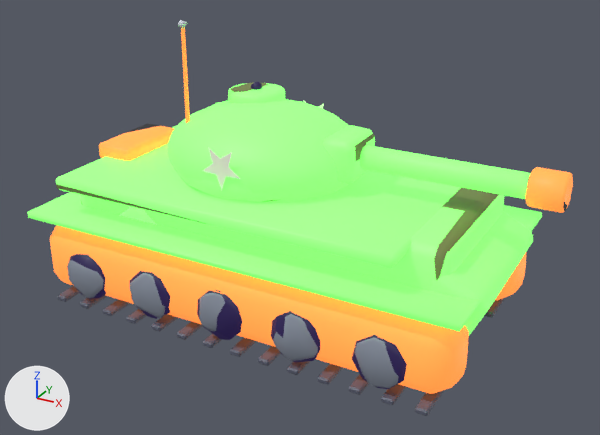
One commit to the glTF model public/models/lod/tank.glb: the scene before it, then after it.
The view is the same before and after, from a 50 mm camera at (5.31, -9.21, 5.86) aimed at (0.38, -0.24, 1.38). Arrows for +X, +Y and +Z are at lower left; the lights stay in place. The first picture is the older version. Where no turn or scale is listed for an object, it has been applied to the vertices. Vertices at exactly the same position are counted once.

Objects in the first picture: 'barrel.011', 'tank.014', 'turret.006'.
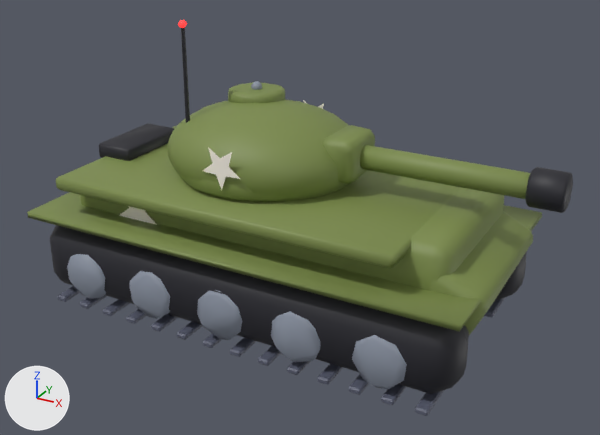
Boxes [x1, y1, x2, y2] around the edits, measured in the pictures (600 x 435 px; the box of a moved part takes in the faces that stretch with it):
part 1 of me_barrel_011, surface changed (darker)
    both: [360, 145, 573, 213]
part 2 of me_turret_006, moved or reshaped
    before: [168, 82, 348, 202]
    after: [168, 81, 348, 202]
part 3 of me_turret_006, moved or reshaped
    before: [178, 20, 187, 29]
    after: [178, 20, 187, 28]
part 4 of me_turret_006, surface changed (darker)
    both: [168, 28, 375, 202]
part 5 of me_tank_014, surface changed (darker)
    both: [27, 124, 542, 413]

The edits, one by one:
me_barrel_011 has 163 vertices, 318 faces and spans x -1.42..1.42, y -0.24..0.24, z -0.24..0.24.
me_barrel_011 is used by ob_barrel_011; location (2.32, 0.0, 2.3).
me_barrel_011 part 1: texture (UV) coordinates of 318 of 318 faces, centred in x -1.42..1.42, y -0.23..0.23, z -0.23..0.23, changed; they spanned u 0.44..0.81, v 0.5..0.5 and now span u 0.44..0.81, v 0.58..0.58.
me_turret_006 has 628 vertices, 1204 faces and spans x -1.43..1.43, y -1.22..1.22, z -1.2..1.2.
me_turret_006 is used by ob_turret_006; location (-0.24, 0.0, 2.7).
me_turret_006 part 2: 12 vertices moved from x -0.65..1.1, y -1.18..0.66, z -1.19..0.25 to x -0.78..1.06, y -1.18..0.43, z -1.19..0.28; 90 vertices removed from x -1.4..1.28, y -1.17..1.16, z -1.2..0.28; 91 vertices added at x -1.38..1.3, y -1.15..1.06, z -1.2..0.3.
me_turret_006 part 3: 1 vertex moved from x -0.96, y -0.53, z 1.1 to x -0.97, y -0.55, z 1.12; 4 vertices removed from x -0.98..-0.91, y -0.55..-0.47, z 1.18..1.2; 3 vertices added at x -0.96..-0.92, y -0.54..-0.48, z 1.15..1.2.
me_turret_006 part 4: 771 kept faces spanning x -1.43..1.43, y -1.22..1.22, z -1.2..1.18 get new texture (UV) coordinates.
me_tank_014 has 1359 vertices, 2510 faces and spans x -3.17..3.17, y -1.73..1.73, z -1.01..1.01.
me_tank_014 is used by ob_tank_014; location (0.05, 0.01, 1.0).
me_tank_014 part 5: texture (UV) coordinates of 2510 of 2510 faces, centred in x -3.17..3.16, y -1.73..1.73, z -1.01..1.01, changed; they spanned u 0.19..0.94, v 0.5..0.9 and now span u 0.19..0.94, v 0.58..0.92.
